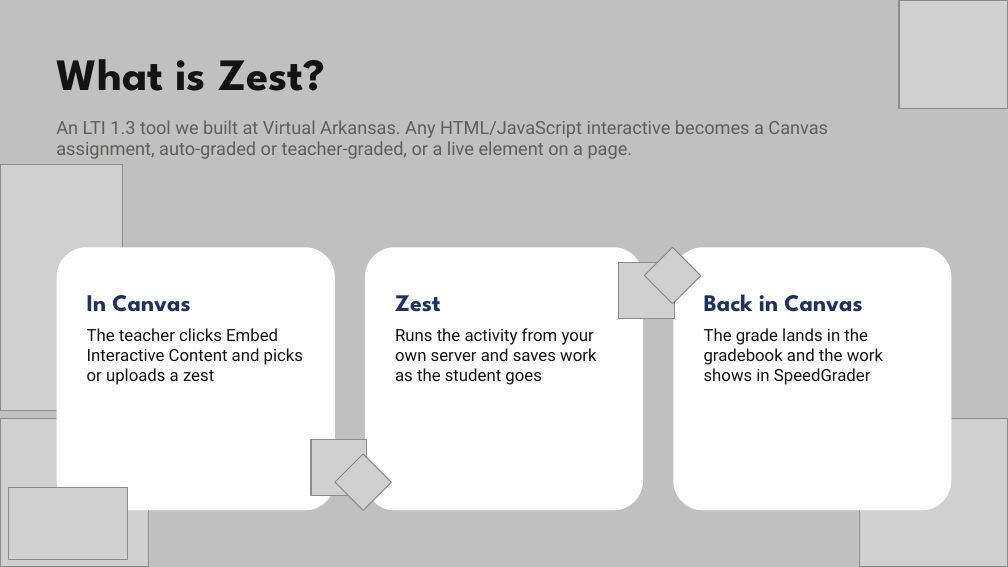
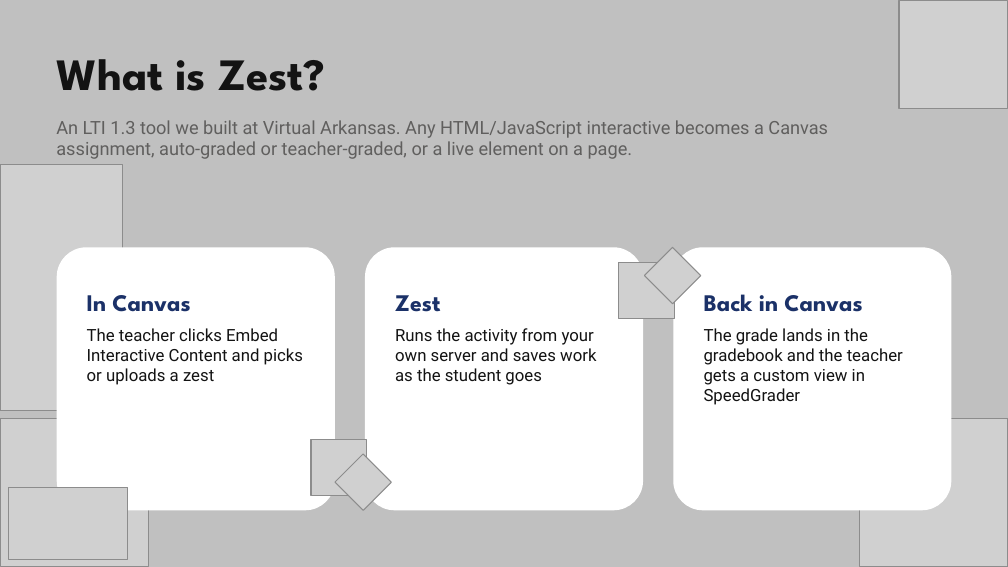
Before and after one commit to VirtualArkansasOrg/zest-spec, a slide deck: slide 7 of presentations/2026-vlla/deck/zest-vlla-2026.pptx. Drawn at 1008x567 pixels with LibreOffice and Linux fonts; fonts in the diff are those of the drawing; grey boxes stand for pictures. Boxes give left, top, right and bottom in pixels: in the first picture for what was removed or moved away, otherwise in the second. Text is boxed around its words. In the diff, an @@ line names an element or a change of style, - is before the commit and + after.

```diff
--- a/presentations/2026-vlla/deck/zest-vlla-2026.pptx
+++ b/presentations/2026-vlla/deck/zest-vlla-2026.pptx
@@ text at bbox=[704, 328, 903, 405]: text changed @@
-The grade lands in the gradebook and the work shows in SpeedGrader
+The grade lands in the gradebook and the teacher gets a custom view in SpeedGrader
```
Also in this commit, not shown: 9 other slides changed, 1 slide added, 14 other files.
